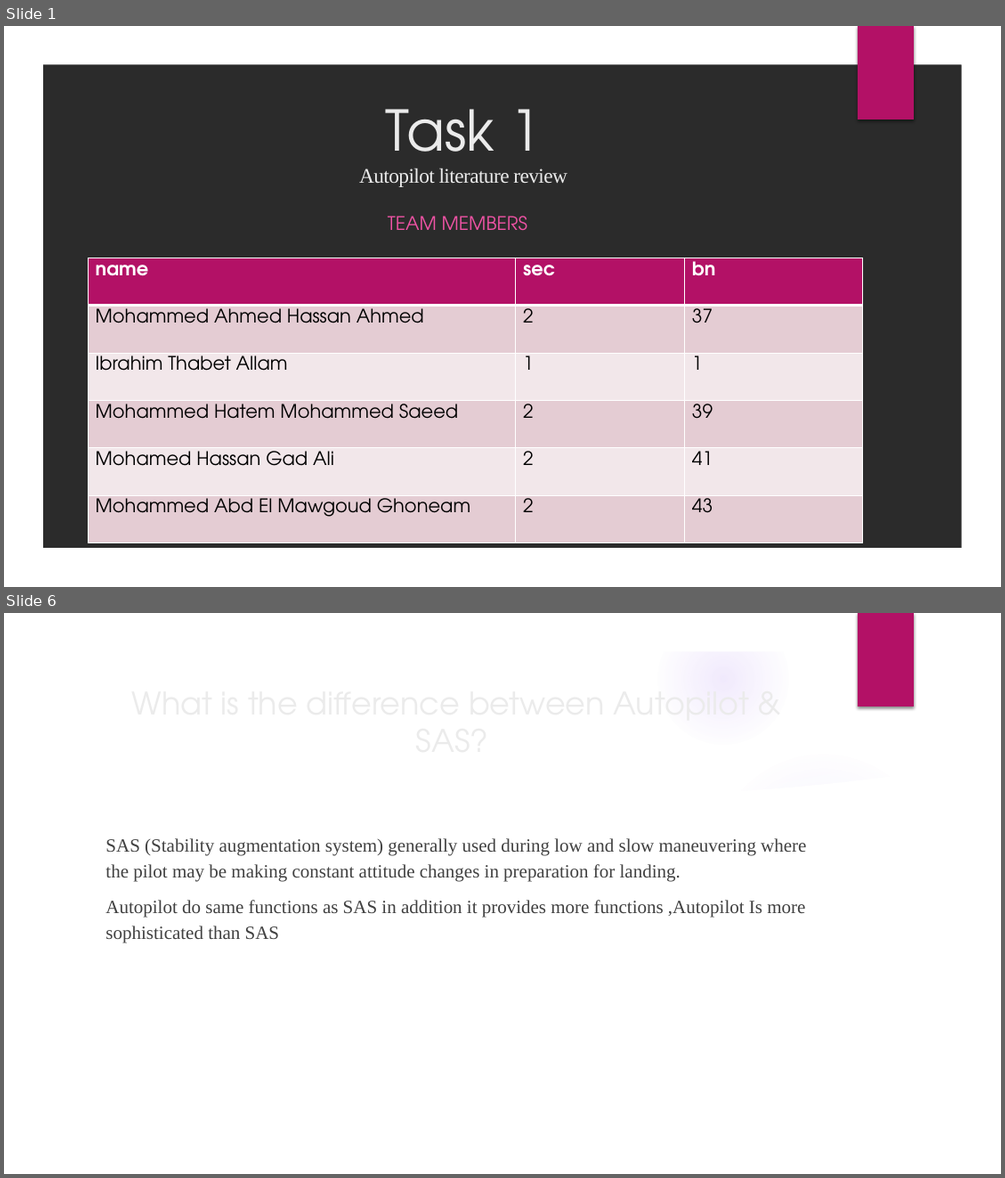
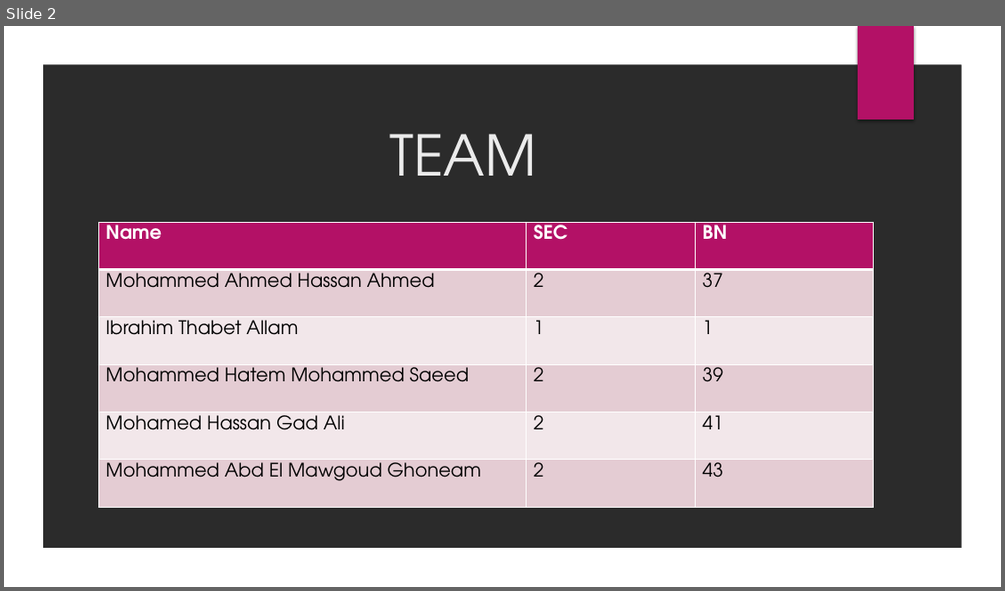
Before and after one commit to Aero-Mohamed/Autopilot, a slide deck: Task 2/Task2_G4_presentation.pptx. Shown one above the other, each under a label of ours: slides 1 and 6 before the commit, slide 2 after it; the slides between them are not shown. The pictures are 1005x1178 and 1005x591 pixels, drawn with LibreOffice and Linux fonts; fonts in the diff are those of the drawing; background and template pictures are left out; a plain dark background stands for a picture behind light text. Boxes give left, top, right and bottom in pixels: in the first picture for what was removed or moved away, otherwise in the second. Text is boxed around its words. In the diff, an @@ line names an element or a change of style, - is before the commit and + after.

Commit message:
Task 2 is completed.

```diff
--- a/Task 2/Task2_G4_presentation.pptx
+++ b/Task 2/Task2_G4_presentation.pptx
@@ slide 6 removed at box(4, 613, 1001, 1174), background picture (left out); not listed: 2 template elements that a slide beside it also shows @@
@@ group removed at box(4, 614, 970, 1174): 5 ellipses, 2 freeform shapes @@
@@ text removed at box(105, 838, 806, 943) @@
-SAS (Stability augmentation system) generally used during low and slow maneuvering where the pilot may be making constant attitude changes in preparation for landing.
-Autopilot do same functions as SAS in addition it provides more functions ,Autopilot Is more sophisticated than SAS
@@ title removed at box(245, 900, 762, 939) @@
-What is the difference between Autopilot & SAS?
@@ what was slide 1 is now slide 2 @@
@@ slide 2 changed as well @@
@@ title at box(389, 134, 536, 176): text changed; size 20 to 54 pt; font Times New Roman to TeX Gyre Adventor @@
-Task 1
-Autopilot literature review
+TEAM
@@ table at box(98, 222, 873, 507) @@
-row 1: name | sec | bn
+row 1: Name | SEC | BN
@@ table: place and size @@
-table at box(88, 257, 863, 543)
+table at box(98, 222, 873, 507)
@@ subtitle removed at box(388, 216, 527, 230) @@
-TEAM MEMBERS
```
Also in this commit, not shown: 1 other slide changed, 8 slides added, 18 other slides removed, 8 other files.
